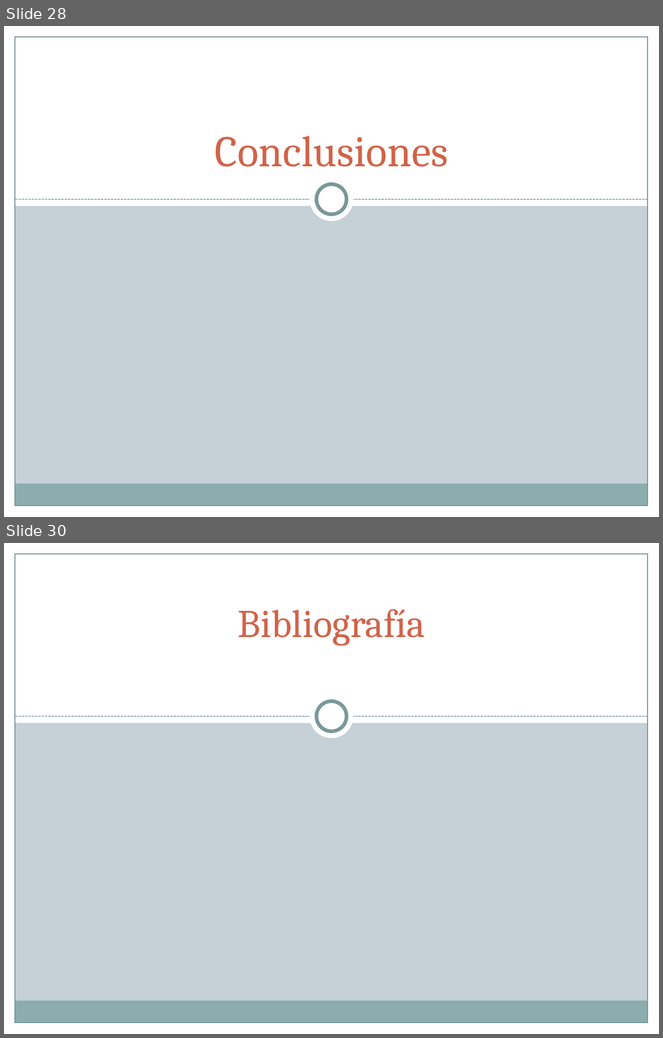
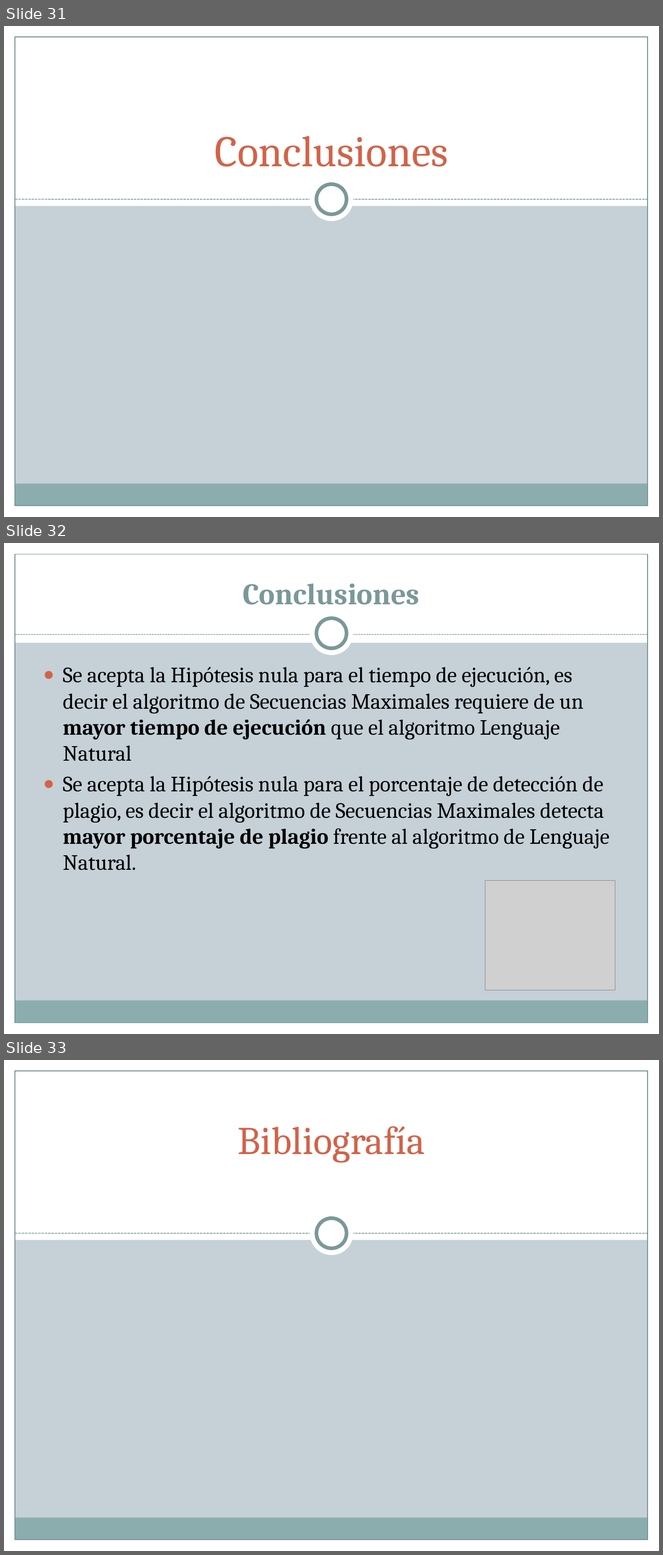
Before and after one commit to diegohttp/plagiarius, a slide deck: Lab6/Diapos HIPOTESIS.pptx. Shown one above the other, each under a label of ours: slides 28 and 30 before the commit, slides 31, 32 and 33 after it; the slides between them are not shown. The pictures are 663x1038 and 663x1555 pixels, drawn with LibreOffice and Linux fonts; fonts in the diff are those of the drawing; grey boxes stand for pictures. Boxes give left, top, right and bottom in pixels: in the first picture for what was removed or moved away, otherwise in the second. Text is boxed around its words. In the diff, an @@ line names an element or a change of style, - is before the commit and + after.

```diff
--- a/Lab6/Diapos HIPOTESIS.pptx
+++ b/Lab6/Diapos HIPOTESIS.pptx
@@ slide 32 added at (x1=4, y1=543, x2=659, y2=1034), background #C5D1D7; not listed: 5 template elements that a slide beside it also shows @@
@@ rectangle added at (x1=4, y1=543, x2=659, y2=643), fill #FFFFFF @@
@@ title added at (x1=243, y1=584, x2=419, y2=605), 33 pt, text #7C999A, bold @@
+Conclusiones
@@ ellipse added at (x1=310, y1=612, x2=354, y2=656), fill #FFFFFF @@
@@ ellipse added at (x1=317, y1=618, x2=347, y2=649), fill #FFFFFF, outline #7C999A 4 pt @@
@@ line added from (15, 635) to (648, 635), #7C999A 0.75 pt dashed @@
@@ text added at (x1=63, y1=667, x2=610, y2=871), 24 pt, text #000000 @@
+● Se acepta la Hipótesis nula para el tiempo de ejecución, es decir el algoritmo de Secuencias Maximales requiere de un mayor tiempo de ejecución que el algoritmo Lenguaje Natural
+● Se acepta la Hipótesis nula para el porcentaje de detección de plagio, es decir el algoritmo de Secuencias Maximales detecta mayor porcentaje de plagio frente al algoritmo de Lenguaje Natural.
@@ picture added at (x1=485, y1=881, x2=614, y2=991) @@
@@ what was slide 28 is now slide 31 @@
@@ what was slide 30 is now slide 33 @@
```
Also in this commit, not shown: 3 slides changed, 3 other slides added, 1 slide removed.
